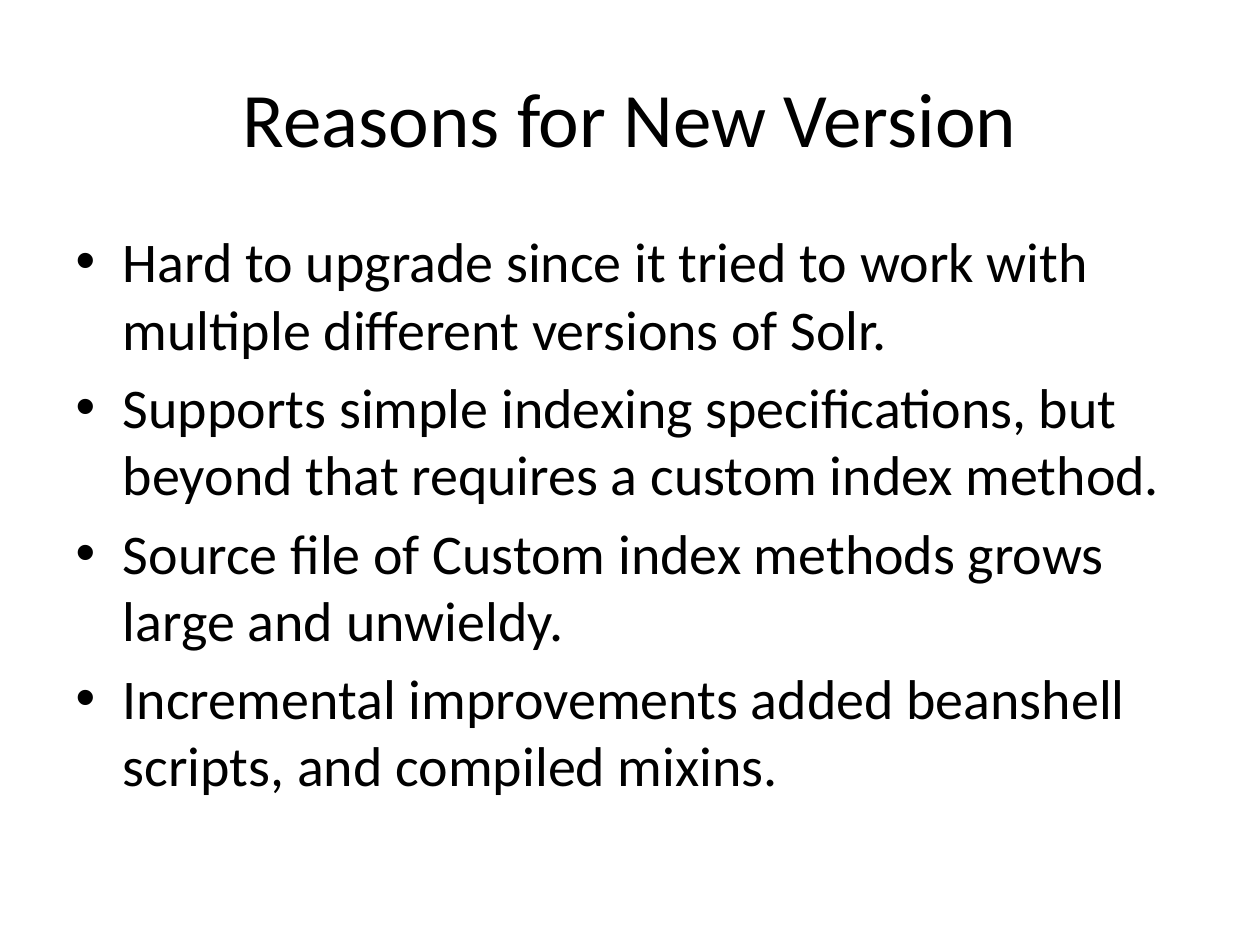
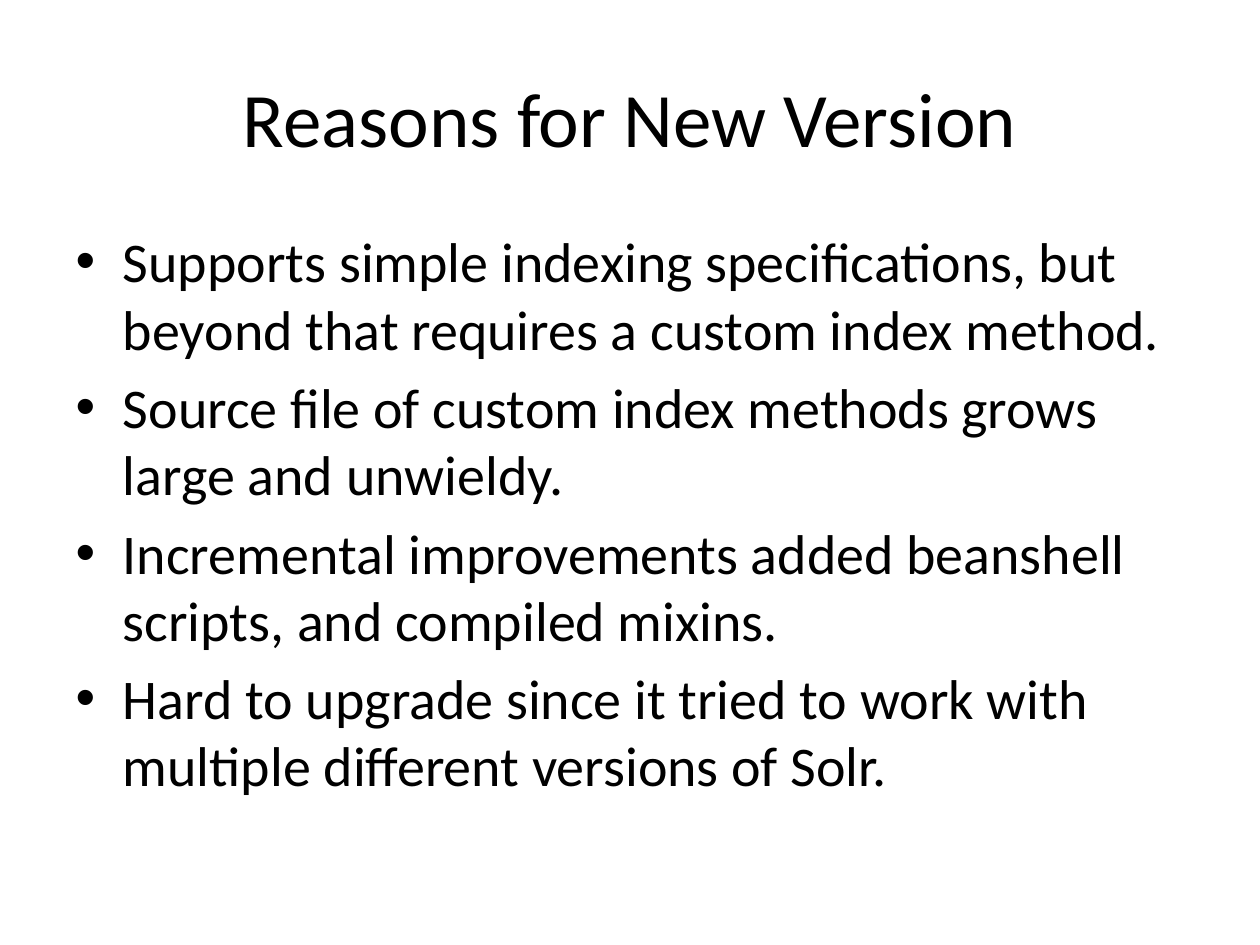
Before and after one commit to solrmarc/solrmarc, a slide deck: slide 3 of New Release of SolrMarc.pptx. Drawn at 1260x945 pixels with LibreOffice and Linux fonts; fonts in the diff are those of the drawing. Boxes give left, top, right and bottom in pixels: in the first picture for what was removed or moved away, otherwise in the second. Text is boxed around its words. In the diff, an @@ line names an element or a change of style, - is before the commit and + after.

Commit message:
more slides

```diff
--- a/New Release of SolrMarc.pptx
+++ b/New Release of SolrMarc.pptx
@@ background #E6E6D8 to #FFFFFF @@
@@ text at (123, 243, 1160, 650): paragraphs added @@
+• Supports simple indexing specifications, but beyond that requires a custom index method.
+• Source file of custom index methods grows large and unwieldy.
+• Incremental improvements added beanshell scripts, and compiled mixins.
@@ text at (123, 389, 1160, 795): paragraphs removed @@
-• Supports simple indexing specifications, but beyond that requires a custom index method.
-• Source file of Custom index methods grows large and unwieldy.
-• Incremental improvements added beanshell scripts, and compiled mixins.
```
Also in this commit, not shown: 6 other slides changed, 10 slides added.
